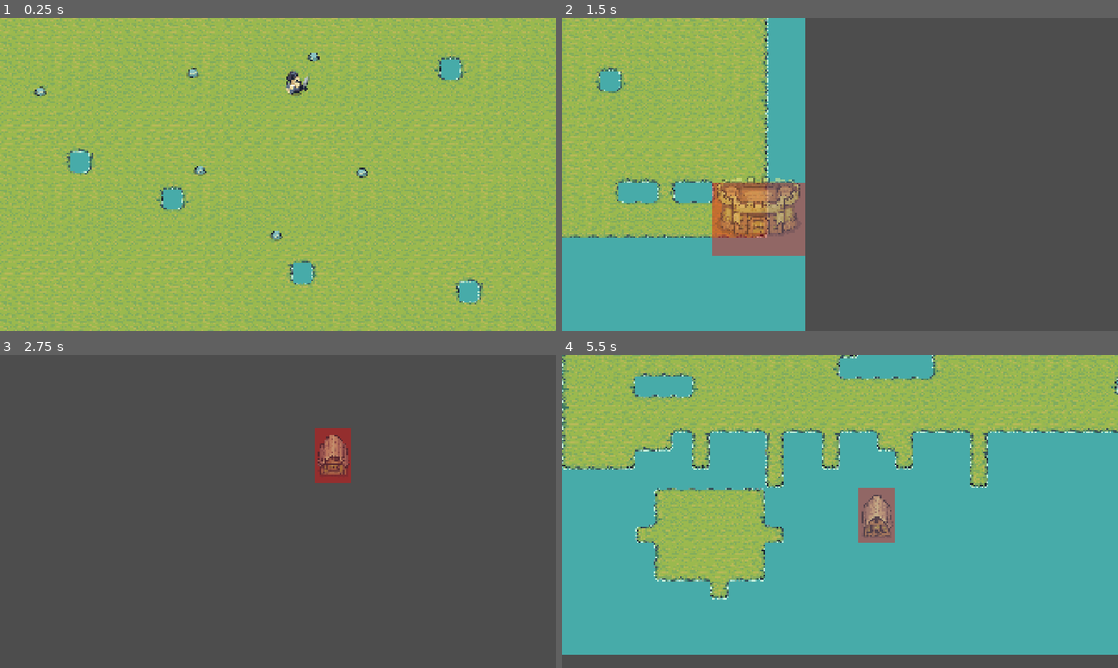
Above: before the commit, frames 1-4 (two rows, left to right).
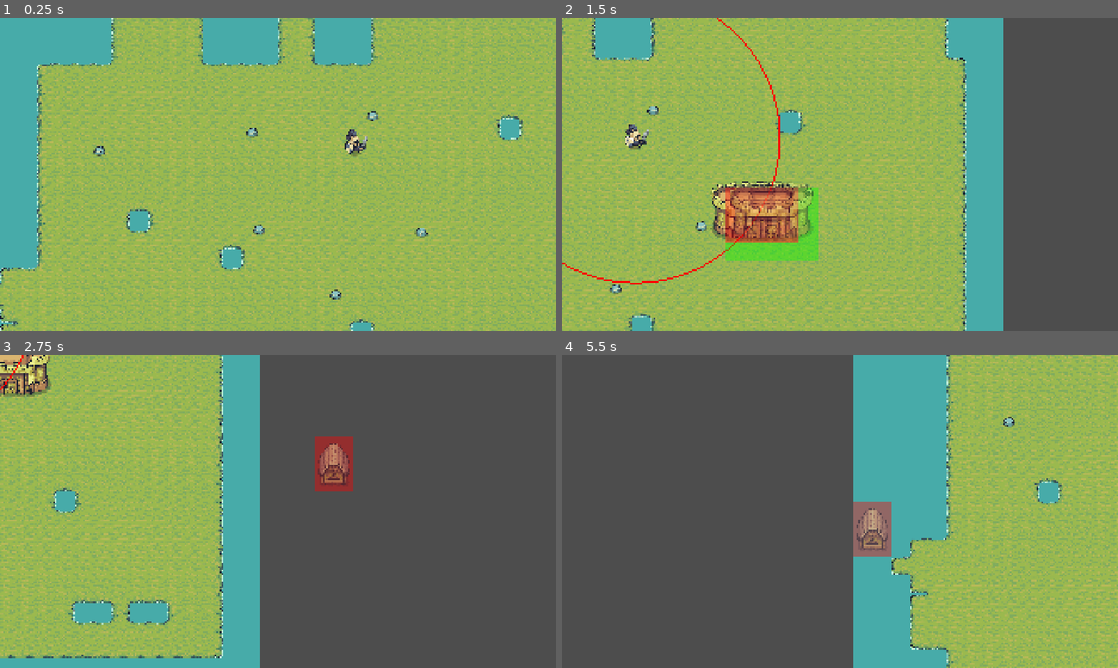
Above: after the commit, the same moments.

Repository: pescmy/tiny-billions
Game: Godot game, scene res://scenes/world/world.tscn
Same seed, same stepped clock (60 frames per second), same inputs: the game is played once before the commit and once after it.
Inputs (mouse positions are in pixels of both pictures, inside the frame that each line leads up to):
- Up to frame 1 (0.25 s): no input
- Up to frame 2 (1.5 s): tap Enter at 0.5 s; move the mouse to (962, 158) at 0.52 s; hold D (right) 0.53-1.28 s; tap Space (find_king) at 0.6 s; click (962, 158) at 0.67 s; move the mouse to (728, 190) at 1.27 s; hold S (down) from 1.28 s (still down); tap 1 at 1.35 s; click (728, 190) at 1.42 s
- Up to frame 3 (2.75 s): move the mouse to (333, 442) at 2.02 s; release S (down) at 2.03 s; hold D (right) from 2.03 s (still down); tap 2 at 2.1 s; click (333, 442) at 2.17 s
- Up to frame 4 (5.5 s): move the mouse to (812, 574) at 2.77 s; release D (right) at 2.78 s; hold W (up) 2.78-3.53 s; tap one key every 0.75 s from 2.85 s: 3 Space (find_king) 1 2; click (812, 574) at 2.92 s; move the mouse to (1006, 558) at 3.52 s; hold A (left) 3.53-5.03 s; click (1006, 558) at 3.67 s; move the mouse to (673, 464) at 4.27 s; click (673, 464) at 4.42 s; move the mouse to (867, 511) at 5.02 s; hold S (down) from 5.03 s (still down); click (867, 511) at 5.17 s

The runs differ from the first frame. In frame 1, 42% of the frame differs, in the area x 0-100%, y 0-100%; in frame 2, 64%; in frame 3, 47%; in frame 4, 83%.

Commit message:
ui debug info

Diff:
--- a/project.godot
+++ b/project.godot
@@ -76,6 +76,11 @@
 "events": [Object(InputEventKey,"resource_local_to_scene":false,"resource_name":"","device":-1,"window_id":0,"alt_press …(191 unchanged characters)…
 ]
 }
+debug_info={
+"deadzone": 0.2,
+"events": [Object(InputEventKey,"resource_local_to_scene":false,"resource_name":"","device":-1,"window_id":0,"alt_pressed":false,"shift_pressed":false,"ctrl_pressed":false,"meta_pressed":false,"pressed":false,"keycode":0,"physical_keycode":96,"key_label":0,"unicode":96,"location":0,"echo":false,"script":null)
+]
+}
 
 [layer_names]
 
--- /dev/null
+++ b/scenes/UI/debug.tscn
@@ -0,0 +1,43 @@
+[gd_scene format=3 uid="uid://bc4r7ahkouudj"]
+
+[ext_resource type="Script" uid="uid://umh1eb3lvx66" path="res://scripts/ui/debug.gd" id="1_b0p14"]
+
+[node name="CanvasLayer" type="CanvasLayer" unique_id=2104055834]
+
+[node name="Debug" type="Control" parent="." unique_id=929893245]
+layout_mode = 3
+anchors_preset = 15
+anchor_right = 1.0
+anchor_bottom = 1.0
+grow_horizontal = 2
+grow_vertical = 2
+mouse_filter = 2
+script = ExtResource("1_b0p14")
+
+[node name="MarginContainer" type="MarginContainer" parent="Debug" unique_id=236201307]
+layout_mode = 1
+offset_right = 177.0
+offset_bottom = 116.0
+theme_override_constants/margin_left = 6
+theme_override_constants/margin_top = 6
+theme_override_constants/margin_right = 6
+theme_override_constants/margin_bottom = 6
+
+[node name="VBoxContainer" type="VBoxContainer" parent="Debug/MarginContainer" unique_id=100034249]
+layout_mode = 2
+
+[node name="BuildMode" type="Label" parent="Debug/MarginContainer/VBoxContainer" unique_id=2118579142]
+layout_mode = 2
+text = "Build Mode: "
+
+[node name="BuildValidity" type="Label" parent="Debug/MarginContainer/VBoxContainer" unique_id=1078581672]
+layout_mode = 2
+text = "Build Validity: Yes"
+
+[node name="KingPosition" type="Label" parent="Debug/MarginContainer/VBoxContainer" unique_id=1102300045]
+layout_mode = 2
+text = "King Position: (0 ,0)"
+
+[node name="MouseGridPosition" type="Label" parent="Debug/MarginContainer/VBoxContainer" unique_id=1786035816]
+layout_mode = 2
+text = "Mouse Grid Position: "
--- a/scenes/buildings/base/house.tscn
+++ b/scenes/buildings/base/house.tscn
@@ -1,6 +1,6 @@
 [gd_scene format=3 uid="uid://5uppdh0v2qqq"]
 
-[ext_resource type="Script" uid="uid://bpcgdpvk1pst7" path="res://scripts/house.gd" id="1_37mxk"]
+[ext_resource type="Script" uid="uid://bpcgdpvk1pst7" path="res://scripts/buildings/house.gd" id="1_37mxk"]
 [ext_resource type="Texture2D" uid="uid://dbj4vhfx1kjvd" path="res://art/buildings/knights/House/House_Yellow.png" id="1_monst"]
 
 [sub_resource type="RectangleShape2D" id="RectangleShape2D_d4ok4"]
--- a/scenes/buildings/base/towncentre.tscn
+++ b/scenes/buildings/base/towncentre.tscn
@@ -1,6 +1,6 @@
 [gd_scene format=3 uid="uid://pqvgnqv4iptc"]
 
-[ext_resource type="Script" uid="uid://c5bhsnnnnh7xc" path="res://scripts/towncenter.gd" id="1_5fqts"]
+[ext_resource type="Script" uid="uid://c5bhsnnnnh7xc" path="res://scripts/buildings/towncenter.gd" id="1_5fqts"]
 [ext_resource type="Texture2D" uid="uid://dnd68iogl50td" path="res://art/buildings/knights/Castle/Castle_Yellow.png" id="2_kolps"]
 
 [sub_resource type="RectangleShape2D" id="RectangleShape2D_d4ok4"]
--- a/scenes/buildings/base/wall.tscn
+++ b/scenes/buildings/base/wall.tscn
@@ -1,6 +1,6 @@
 [gd_scene format=3 uid="uid://b7uwpvfccgett"]
 
-[ext_resource type="Script" uid="uid://b4mqkrlingcp" path="res://scripts/wall.gd" id="1_aj1e4"]
+[ext_resource type="Script" uid="uid://b4mqkrlingcp" path="res://scripts/buildings/wall.gd" id="1_aj1e4"]
 [ext_resource type="Texture2D" uid="uid://c2qkfrija31dd" path="res://art/buildings/fences.png" id="2_6xofr"]
 
 [sub_resource type="RectangleShape2D" id="RectangleShape2D_d4ok4"]
--- a/scenes/buildings/build_manager.tscn
+++ b/scenes/buildings/build_manager.tscn
@@ -1,6 +1,6 @@
 [gd_scene format=3 uid="uid://b7lpx0x34o4by"]
 
-[ext_resource type="Script" uid="uid://c3ec26tewlkjy" path="res://scripts/build_manager.gd" id="1_t14t8"]
+[ext_resource type="Script" uid="uid://c3ec26tewlkjy" path="res://scripts/buildings/build_manager.gd" id="1_t14t8"]
 
 [node name="BuildManager" type="Node2D" unique_id=1058425047]
 script = ExtResource("1_t14t8")
--- a/scenes/buildings/grid_visual.tscn
+++ b/scenes/buildings/grid_visual.tscn
@@ -1,6 +1,6 @@
 [gd_scene format=3 uid="uid://m4ahwryy7ui"]
 
-[ext_resource type="Script" uid="uid://djdpafy0owe13" path="res://scripts/grid_visual.gd" id="1_2ai8y"]
+[ext_resource type="Script" uid="uid://djdpafy0owe13" path="res://scripts/world/grid_visual.gd" id="1_2ai8y"]
 
 [node name="GridVisual" type="Node2D" unique_id=1307838698]
 script = ExtResource("1_2ai8y")
--- a/scenes/player/king.tscn
+++ b/scenes/player/king.tscn
@@ -1,7 +1,7 @@
 [gd_scene format=3 uid="uid://do6gcpqj3pwte"]
 
 [ext_resource type="Texture2D" uid="uid://cbb6jhrp7ny00" path="res://art/sprites/knights/Warrior/Warrior_Idle.png" id="1_tnbef"]
-[ext_resource type="Script" uid="uid://ck371k8q61oui" path="res://scripts/king.gd" id="1_v7dht"]
+[ext_resource type="Script" uid="uid://ck371k8q61oui" path="res://scripts/characters/king.gd" id="1_v7dht"]
 
 [sub_resource type="CapsuleShape2D" id="CapsuleShape2D_v7dht"]
 radius = 12.0
--- a/scenes/world/world.tscn
+++ b/scenes/world/world.tscn
@@ -1,15 +1,18 @@
 [gd_scene format=4 uid="uid://dng5jd8w1nsv6"]
 
-[ext_resource type="Script" uid="uid://olbw87tkksps" path="res://scripts/camera_controller.gd" id="1_6m72w"]
-[ext_resource type="Script" uid="uid://4ovs1catjlhq" path="res://scripts/world.gd" id="1_bq33v"]
+[ext_resource type="Script" uid="uid://olbw87tkksps" path="res://scripts/world/camera_controller.gd" id="1_6m72w"]
+[ext_resource type="Script" uid="uid://4ovs1catjlhq" path="res://scripts/world/world.gd" id="1_bq33v"]
 [ext_resource type="TileSet" uid="uid://s1weaaicu8nk" path="res://art/BGlayer.tres" id="2_v5dby"]
 [ext_resource type="TileSet" uid="uid://gi5lu10irlby" path="res://art/WaterLayer.tres" id="3_t5ptc"]
 [ext_resource type="TileSet" uid="uid://dx1x8du2tkvms" path="res://art/FlatGroundLayer.tres" id="4_bq33v"]
 [ext_resource type="PackedScene" uid="uid://do6gcpqj3pwte" path="res://scenes/player/king.tscn" id="6_t5ptc"]
 [ext_resource type="PackedScene" uid="uid://blvmyghv8pny4" path="res://scenes/world/object.tscn" id="7_bq33v"]
+[ext_resource type="PackedScene" uid="uid://bc4r7ahkouudj" path="res://scenes/UI/debug.tscn" id="9_1yooq"]
 [ext_resource type="PackedScene" uid="uid://m4ahwryy7ui" path="res://scenes/buildings/grid_visual.tscn" id="11_5qq27"]
 
 [sub_resource type="NavigationPolygon" id="NavigationPolygon_bq33v"]
+vertices = PackedVector2Array(346.67188, -181.67969, 514.3281, 182.47656, 471.32813, 182.4375, -45.65625, 173.96094, -69.390625, -126.0625, -69.35156, -162.0625, 303.67188, -181.71875, -597.40625, -98.546875, -112.390625, -126.10156, -88.65625, 173.92188, -597.4375, -62.546875, 218.14063, 398.21094, 471.28906, 218.4375, 514.28906, 218.47656, 1367.6797, 1113.2188, 218.10156, 434.21094, 1306.3516, -1163.7109, 346.71094, -217.67969, 370.35156, -317.40625, -989.5, 1102.1172, -1004.22656, 801.96094, -813.8906, 800.1406, -45.703125, 209.96094, 175.14063, 398.15625, 366.1328, -1157.7266, -794.8281, -346.47656, 303.71094, -217.71875, -112.35156, -162.10156, -640.40625, -98.60156, -640.4375, -62.601563, -88.703125, 209.92188, 175.10156, 434.15625)
+polygons = Array[PackedInt32Array]([PackedInt32Array(0, 1, 2, 3, 4, 5, 6), PackedInt32Array(7, 8, 4, 3, 9, 10), PackedInt32Array(11, 12, 13, 14, 15), PackedInt32Array(1, 16, 14, 13), PackedInt32Array(17, 18, 16, 1, 0), PackedInt32Array(19, 20, 21, 14), PackedInt32Array(22, 3, 2, 12, 11, 23), PackedInt32Array(18, 24, 16), PackedInt32Array(25, 18, 17, 26), PackedInt32Array(25, 26, 6, 5, 27), PackedInt32Array(25, 27, 8, 7, 28), PackedInt32Array(21, 25, 28, 29), PackedInt32Array(21, 29, 10, 9, 30), PackedInt32Array(15, 14, 21, 31), PackedInt32Array(31, 21, 30, 22, 23)])
 outlines = Array[PackedVector2Array]([PackedVector2Array(360.3035, -327.6666, -804.67004, -356.74512, -823.73193, 790.2378, -1014.7337, 792.0609, -999.02997, 1112.0756, 1377.9607, 1123.2761, 1316.0873, -1173.7821, 356.08118, -1167.6709)])
 source_geometry_group_name = &""
 
@@ -72,3 +75,5 @@
 collision_mask = 28
 
 [node name="GridVisual" parent="." unique_id=1307838698 instance=ExtResource("11_5qq27")]
+
+[node name="Debug" parent="." unique_id=929893245 instance=ExtResource("9_1yooq")]
--- a/scripts/build_manager.gd
+++ b/scripts/buildings/build_manager.gd
@@ -44,12 +44,14 @@
 
 
 func in_king_radius(king_position: Vector2, mouse_position: Vector2) -> bool:
-
+	king_global_position = king_position
 
 	if king_position.distance_to(mouse_position) <= allowed_distance:
 		build_in_king_radius = true
 		return true
-	return false
+	else:
+		build_in_king_radius = false
+		return false
 
 
 func mark_cell_occupied(grid_position, building) -> void:
--- a/scripts/tile_map_layer.gd
+++ /dev/null
@@ -1,25 +0,0 @@
-extends TileMapLayer
-
-
-var GridSize := 5
-var Dic: Dictionary = {}
-
-
-func _ready() -> void:
-	for x in GridSize:
-		for y in GridSize:
-			var grid_pos = Vector2i(x, y)
-			Dic[grid_pos] = {
-				"Type": "Grass"
-			}
-			set_cell(grid_pos, 1, Vector2i(0, 0), 0)
-	print(Dic)
-
-
-
-
-func _process(delta: float) -> void:
-	var tile = local_to_map(get_local_mouse_position())
-	#print(tile)
-	if Dic.has(tile):
-		print(tile)
--- /dev/null
+++ b/scripts/ui/debug.gd
@@ -0,0 +1,28 @@
+extends Control
+
+@onready var build_mode_label: Label = $MarginContainer/VBoxContainer/BuildMode
+@onready var build_validity_label: Label = $MarginContainer/VBoxContainer/BuildValidity
+@onready var king_position_label: Label = $MarginContainer/VBoxContainer/KingPosition
+@onready var mouse_grid_position_label: Label = $MarginContainer/VBoxContainer/MouseGridPosition
+
+func _ready() -> void:
+	update_labels()
+	hide()
+
+
+func _process(delta: float) -> void:
+	update_labels()
+
+
+func update_labels() -> void:
+	build_mode_label.text = "Build Mode: " + str(BuildManager.in_build_mode)
+	build_validity_label.text = "Build Valid: " + str(BuildManager.build_in_king_radius)
+	king_position_label.text = "King Position: " + str(BuildManager.king_global_position)
+	mouse_grid_position_label.text = "Mouse Grid Position: " + str(GridHelper.world_to_grid(get_global_mouse_position()))
+
+
+func _unhandled_input(event: InputEvent) -> void:
+	if event is InputEventKey and event.pressed:
+		match event.keycode:
+			KEY_QUOTELEFT:
+				visible = not visible
--- a/scripts/camera_controller.gd
+++ b/scripts/world/camera_controller.gd
@@ -19,7 +19,7 @@
 	_move_camera(delta)
 	_zoom(delta)
 	_focus_king()
-	_edge_scrolling(delta)
+	#_edge_scrolling(delta)
 
 
 func _unhandled_input(event: InputEvent) -> void:
Renamed: scripts/build_manager.gd.uid -> scripts/buildings/build_manager.gd.uid
Renamed: scripts/house.gd -> scripts/buildings/house.gd
Renamed: scripts/house.gd.uid -> scripts/buildings/house.gd.uid
Renamed: scripts/towncenter.gd -> scripts/buildings/towncenter.gd
Renamed: scripts/towncenter.gd.uid -> scripts/buildings/towncenter.gd.uid
Renamed: scripts/wall.gd -> scripts/buildings/wall.gd
Renamed: scripts/wall.gd.uid -> scripts/buildings/wall.gd.uid
Renamed: scripts/king.gd -> scripts/characters/king.gd
Renamed: scripts/king.gd.uid -> scripts/characters/king.gd.uid
Not shown, removed: scripts/tile_map_layer.gd.uid
Not shown, added: scripts/ui/debug.gd.uid
Renamed: scripts/camera_controller.gd.uid -> scripts/world/camera_controller.gd.uid
(and 8 more such lines)
